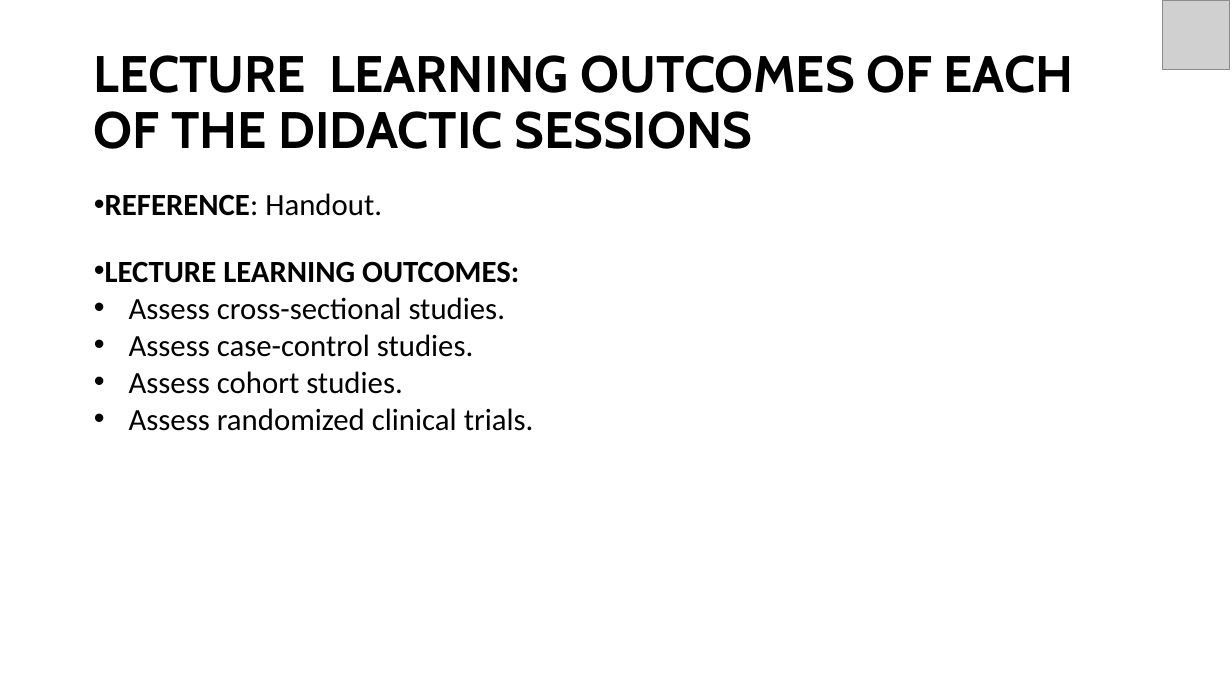
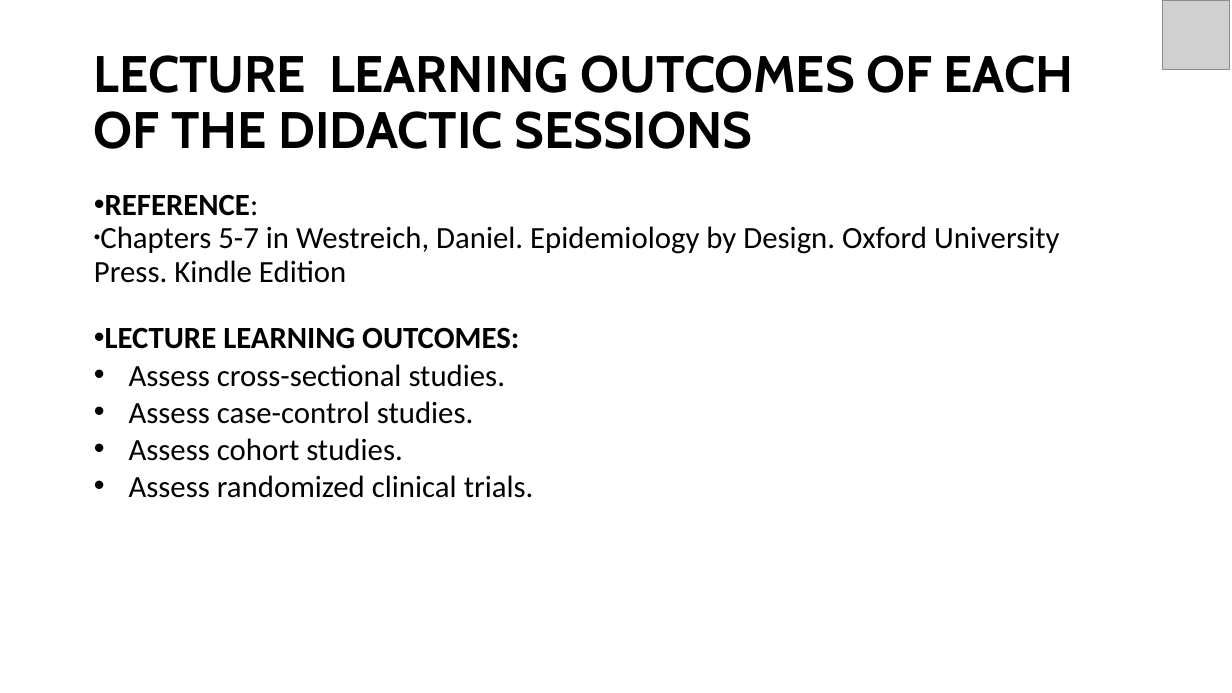
Before and after one commit to tshihayb/Principles-of-Scientific-Evidence, a slide deck: slide 8 of Lectures/DEPH 312 Lecture 12 Evaluation of Primary Studies.pptx. Drawn at 1232x693 pixels with LibreOffice and Linux fonts; fonts in the diff are those of the drawing; grey boxes stand for pictures. Boxes give left, top, right and bottom in pixels: in the first picture for what was removed or moved away, otherwise in the second. Text is boxed around its words. In the diff, an @@ line names an element or a change of style, - is before the commit and + after.

```diff
--- a/Lectures/DEPH 312 Lecture 12 Evaluation of Primary Studies.pptx
+++ b/Lectures/DEPH 312 Lecture 12 Evaluation of Primary Studies.pptx
@@ text at [94,194,1059,283]: text changed; bold off @@
-• REFERENCE: Handout.
+• REFERENCE:
+• Chapters 5-7 in Westreich, Daniel. Epidemiology by Design. Oxford University Press. Kindle Edition
```
Also in this commit, not shown: 1 other slide changed, 5 other files.
